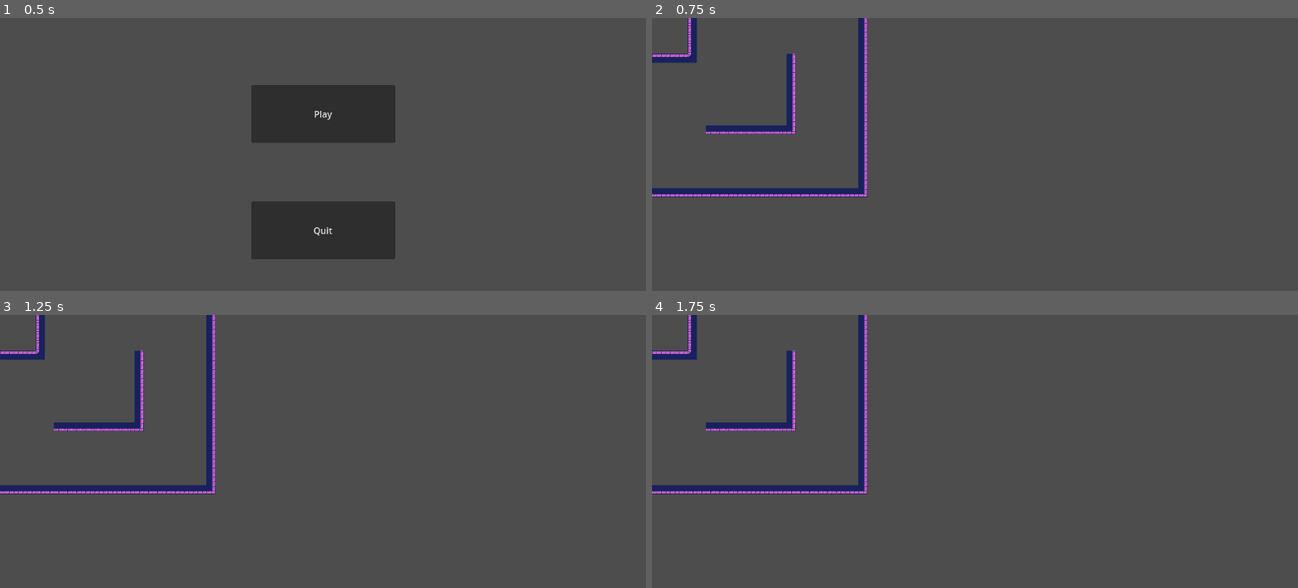
Above: before the commit, frames 1-4 (two rows, left to right).
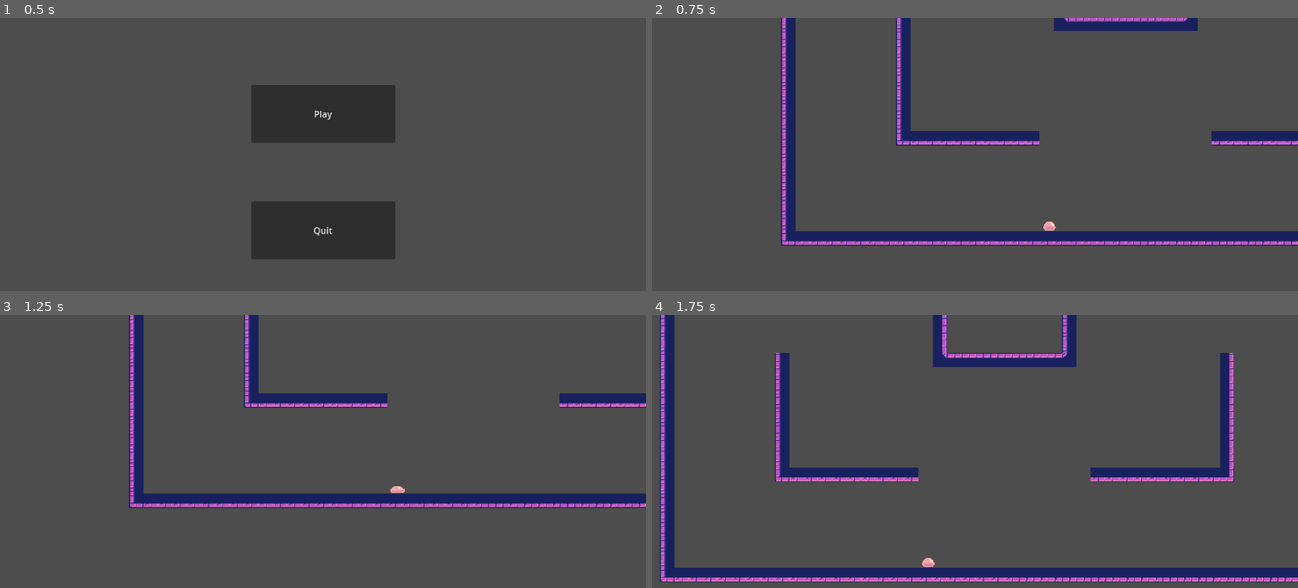
Above: after the commit, the same moments.

Repository: eeroleppalehto/Gravitas
Game: Godot game, scene res://scenes/Main.tscn
Two runs of this game, one before a commit and one after it. Both use one fixed random seed, a clock stepped at 60 frames per second and the inputs below.
Inputs:
- Up to frame 1 (0.5 s): no input
- Up to frame 2 (0.75 s): click "Play" at 0.5 s
- Up to frame 3 (1.25 s): no input
- Up to frame 4 (1.75 s): tap Enter (ui_accept) at 1.25, 1.52 s; hold Right (ui_right) from 1.28 s (still down)

Frame 1 is identical in both runs. In frame 2, 12% of the frame differs, in the area x 0-100%, y 0-84%; in frame 3, 11%; in frame 4, 16%, in the area x 0-100%, y 0-98%.
Error after the commit: Parse Error: Value of type "Node" cannot be assigned to a variable of type "Collectables". (res://scenes/collectableItems.gd:10)

Commit message:
collectable 1.01

Diff:
--- a/gravitas/collectables.gd
+++ b/gravitas/collectables.gd
@@ -10,6 +10,7 @@
 var items2: int
 var hasItem3: bool
 
+
 ## Constructor method for Collectables class
 ## items1Arg = number of item1 player holds
 ## items2Arg = number of item2 player holds
@@ -18,3 +19,33 @@
 	items1 = items1Arg
 	items2 = items2Arg
 	hasItem3 = hasItem3Arg
+
+## Method to collect item1
+func collect_item1(amount: int) -> void:
+	items1 += amount
+	emit_signal("collect_item1", amount)
+	print("Collected Item 1: ", amount)
+
+## Method to collect item2
+func collect_item2(amount: int) -> void:
+	items2 += amount
+	emit_signal("collect_item2", amount)
+	print("Collected Item 2: ", amount)
+
+## Method to toggle item3
+func toggle_item3() -> void:
+	hasItem3 = not hasItem3
+	emit_signal("toggle_item3_signal", hasItem3)
+
+
+## Method to display current inventory
+func display_inventory() -> void:
+	print("Item 1: ", items1)
+	print("Item 2: ", items2)
+	print("Has Item 3: ", hasItem3)
+
+## Method to reset inventory
+func reset_inventory() -> void:
+	items1 = 0
+	items2 = 0
+	hasItem3 = false
--- /dev/null
+++ b/gravitas/scenes/collectableItems.gd
@@ -0,0 +1,21 @@
+extends Area2D
+
+signal item_collected  # Signal for item collection
+
+# Reference to the Collectables instance
+var collectables: Collectables
+
+func _ready() -> void:
+	# Assuming you have a global or singleton instance of Collectables
+	collectables = get_node("res://collectables.gd")  # Adjust the path as needed
+	connect("item_collected", collectables, "_on_item_collected")
+
+func _on_body_entered(body: Node2D) -> void:
+	if body.name == "Player":
+		emit_signal("item_collected", 1)  # Emit signal with amount (1 for this example)
+		queue_free()  # Remove the item from the scene
+
+# Handle the item collection signal
+func _on_item_collected(amount: int) -> void:
+	print("Item 1 collected: ", amount)
+	collectables.collect_item1(amount)  # Update the collectables instance
--- /dev/null
+++ b/gravitas/scenes/collectableItems.tscn
@@ -0,0 +1,120 @@
+[gd_scene load_steps=12 format=3 uid="uid://bj7k0o5hikuaa"]
+
+[ext_resource type="Texture2D" uid="uid://dep6c1ftdrs84" path="res://Assets/Gravitas_assets/CosmicLilac_AnimatedSpriteSheet.png" id="1_enldw"]
+[ext_resource type="Script" path="res://scenes/collectableItems.gd" id="1_o81bw"]
+
+[sub_resource type="CircleShape2D" id="CircleShape2D_cn85y"]
+
+[sub_resource type="AtlasTexture" id="AtlasTexture_nitrs"]
+atlas = ExtResource("1_enldw")
+region = Rect2(160, 16, 16, 16)
+
+[sub_resource type="AtlasTexture" id="AtlasTexture_jd5kk"]
+atlas = ExtResource("1_enldw")
+region = Rect2(176, 16, 16, 16)
+
+[sub_resource type="AtlasTexture" id="AtlasTexture_3713j"]
+atlas = ExtResource("1_enldw")
+region = Rect2(208, 16, 16, 16)
+
+[sub_resource type="AtlasTexture" id="AtlasTexture_vi8oq"]
+atlas = ExtResource("1_enldw")
+region = Rect2(224, 16, 16, 16)
+
+[sub_resource type="SpriteFrames" id="SpriteFrames_qubq7"]
+animations = [{
+"frames": [{
+"duration": 1.0,
+"texture": SubResource("AtlasTexture_nitrs")
+}, {
+"duration": 1.0,
+"texture": SubResource("AtlasTexture_jd5kk")
+}, {
+"duration": 1.0,
+"texture": SubResource("AtlasTexture_3713j")
+}, {
+"duration": 1.0,
+"texture": SubResource("AtlasTexture_vi8oq")
+}],
+"loop": true,
+"name": &"default",
+"speed": 5.0
+}]
+
+[sub_resource type="Animation" id="Animation_ubkss"]
+length = 0.001
+tracks/0/type = "value"
+tracks/0/imported = false
+tracks/0/enabled = true
+tracks/0/path = NodePath("AnimatedSprite2D:animation")
+tracks/0/interp = 1
+tracks/0/loop_wrap = true
+tracks/0/keys = {
+"times": PackedFloat32Array(0),
+"transitions": PackedFloat32Array(1),
+"update": 1,
+"values": [&"default"]
+}
+tracks/1/type = "value"
+tracks/1/imported = false
+tracks/1/enabled = true
+tracks/1/path = NodePath("AnimatedSprite2D:frame")
+tracks/1/interp = 1
+tracks/1/loop_wrap = true
+tracks/1/keys = {
+"times": PackedFloat32Array(0),
+"transitions": PackedFloat32Array(1),
+"update": 1,
+"values": [0]
+}
+
+[sub_resource type="Animation" id="Animation_jstya"]
+resource_name = "anim"
+loop_mode = 1
+tracks/0/type = "value"
+tracks/0/imported = false
+tracks/0/enabled = true
+tracks/0/path = NodePath("AnimatedSprite2D:animation")
+tracks/0/interp = 1
+tracks/0/loop_wrap = true
+tracks/0/keys = {
+"times": PackedFloat32Array(0),
+"transitions": PackedFloat32Array(1),
+"update": 1,
+"values": [&"default"]
+}
+tracks/1/type = "value"
+tracks/1/imported = false
+tracks/1/enabled = true
+tracks/1/path = NodePath("AnimatedSprite2D:frame")
+tracks/1/interp = 1
+tracks/1/loop_wrap = true
+tracks/1/keys = {
+"times": PackedFloat32Array(0, 0.266667, 0.5),
+"transitions": PackedFloat32Array(1, 1, 1),
+"update": 1,
+"values": [0, 1, 3]
+}
+
+[sub_resource type="AnimationLibrary" id="AnimationLibrary_ypbyv"]
+_data = {
+"RESET": SubResource("Animation_ubkss"),
+"anim": SubResource("Animation_jstya")
+}
+
+[node name="collectable" type="Area2D"]
+script = ExtResource("1_o81bw")
+
+[node name="CollisionShape2D" type="CollisionShape2D" parent="."]
+shape = SubResource("CircleShape2D_cn85y")
+
+[node name="AnimatedSprite2D" type="AnimatedSprite2D" parent="."]
+sprite_frames = SubResource("SpriteFrames_qubq7")
+
+[node name="ItemAnimationPlayer" type="AnimationPlayer" parent="."]
+libraries = {
+"": SubResource("AnimationLibrary_ypbyv")
+}
+autoplay = "anim"
+
+[connection signal="body_entered" from="." to="." method="_on_body_entered"]
--- a/gravitas/scenes/player.gd
+++ b/gravitas/scenes/player.gd
@@ -16,10 +16,10 @@
 
 	# Get the input direction and handle the movement/deceleration.
 	# As good practice, you should replace UI actions with custom gameplay actions.
-	#var direction := Input.get_axis("ui_left", "ui_right")
-	#if direction:
-	#	velocity.x = direction * SPEED
-	#else:
-	#	velocity.x = move_toward(velocity.x, 0, SPEED)
+	var direction := Input.get_axis("ui_left", "ui_right")
+	if direction:
+		velocity.x = direction * SPEED
+	else:
+		velocity.x = move_toward(velocity.x, 0, SPEED)
 
 	move_and_slide()
--- a/gravitas/scenes/player.tscn
+++ b/gravitas/scenes/player.tscn
@@ -1,38 +1,30 @@
-[gd_scene load_steps=12 format=3 uid="uid://cat83wdqdyhlq"]
+[gd_scene load_steps=11 format=3 uid="uid://cat83wdqdyhlq"]
 
 [ext_resource type="Script" path="res://scenes/player.gd" id="1_b1beh"]
-[ext_resource type="Texture2D" uid="uid://dyp2ne5f0feqy" path="res://Assets/Gravitas assets/CosmicLilac_AnimatedSpriteSheet.png" id="1_dakvx"]
 
 [sub_resource type="CapsuleShape2D" id="CapsuleShape2D_2ho7e"]
 radius = 8.0
 height = 16.0
 
 [sub_resource type="AtlasTexture" id="AtlasTexture_m7nop"]
-atlas = ExtResource("1_dakvx")
 region = Rect2(16, 32, 16, 16)
 
 [sub_resource type="AtlasTexture" id="AtlasTexture_mvkay"]
-atlas = ExtResource("1_dakvx")
 region = Rect2(32, 32, 16, 16)
 
 [sub_resource type="AtlasTexture" id="AtlasTexture_poan1"]
-atlas = ExtResource("1_dakvx")
 region = Rect2(48, 32, 16, 16)
 
 [sub_resource type="AtlasTexture" id="AtlasTexture_h2hks"]
-atlas = ExtResource("1_dakvx")
 region = Rect2(64, 32, 16, 16)
 
 [sub_resource type="AtlasTexture" id="AtlasTexture_ydi1o"]
-atlas = ExtResource("1_dakvx")
 region = Rect2(80, 32, 16, 16)
 
 [sub_resource type="AtlasTexture" id="AtlasTexture_ckgx6"]
-atlas = ExtResource("1_dakvx")
 region = Rect2(96, 32, 16, 16)
 
 [sub_resource type="AtlasTexture" id="AtlasTexture_5qsob"]
-atlas = ExtResource("1_dakvx")
 region = Rect2(112, 32, 16, 16)
 
 [sub_resource type="SpriteFrames" id="SpriteFrames_2f170"]
--- a/gravitas/scenes/world.tscn
+++ b/gravitas/scenes/world.tscn
@@ -1,8 +1,9 @@
-[gd_scene load_steps=6 format=4 uid="uid://c61ka7j4yhsci"]
+[gd_scene load_steps=7 format=4 uid="uid://c61ka7j4yhsci"]
 
 [ext_resource type="Script" path="res://scenes/world.gd" id="1_2egk3"]
 [ext_resource type="PackedScene" uid="uid://cat83wdqdyhlq" path="res://scenes/player.tscn" id="1_cd85j"]
-[ext_resource type="Texture2D" uid="uid://c547wu458nbhf" path="res://Assets/Gravitas_assets/CosmicLilac_Tiles.png" id="2_vg6r5"]
+[ext_resource type="Texture2D" uid="uid://hnvqf5ukpc5k" path="res://Assets/Gravitas_assets/CosmicLilac_Tiles.png" id="2_vg6r5"]
+[ext_resource type="PackedScene" uid="uid://bj7k0o5hikuaa" path="res://scenes/collectableItems.tscn" id="4_p1tw5"]
 
 [sub_resource type="TileSetAtlasSource" id="TileSetAtlasSource_dpgvs"]
 texture = ExtResource("2_vg6r5")
@@ -142,3 +143,6 @@
 position = Vector2(-168, 256)
 
 [node name="Player" parent="player" instance=ExtResource("1_cd85j")]
+
+[node name="collectable" parent="." instance=ExtResource("4_p1tw5")]
+position = Vector2(-85, 295)
